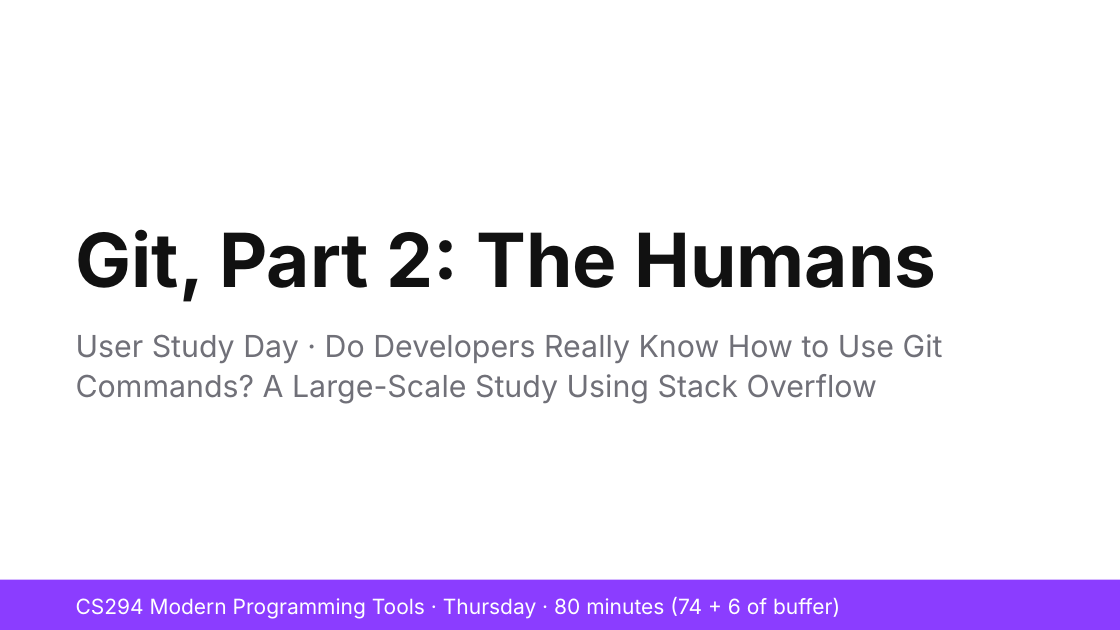
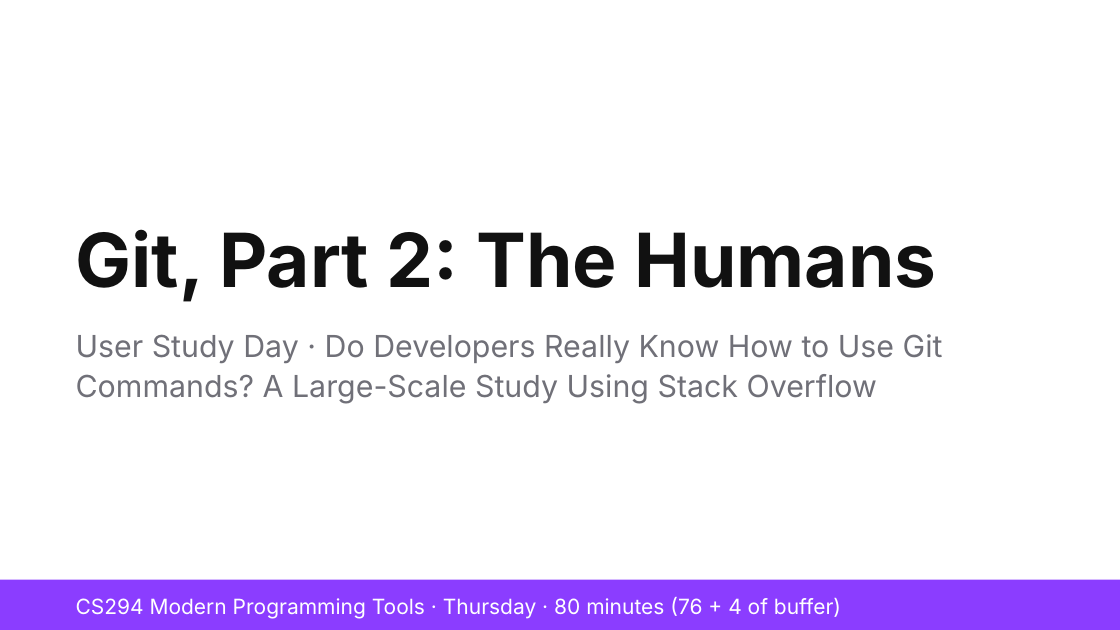
Before and after one commit to shubham3-ucb/cs294-pl, a slide deck: slide 1 of slides/thursday_app.pptx. Drawn at 1120x630 pixels with LibreOffice and Linux fonts; fonts in the diff are those of the drawing. Boxes give left, top, right and bottom in pixels: in the first picture for what was removed or moved away, otherwise in the second. Text is boxed around its words. In the diff, an @@ line names an element or a change of style, - is before the commit and + after.

```diff
--- a/slides/thursday_app.pptx
+++ b/slides/thursday_app.pptx
@@ text at bbox=[76, 597, 841, 619]: text changed @@
-CS294 Modern Programming Tools · Thursday · 80 minutes (74 + 6 of buffer)
+CS294 Modern Programming Tools · Thursday · 80 minutes (76 + 4 of buffer)
```
Also in this commit, not shown: 1 other slide changed, 1 slide added, 10 other files.
